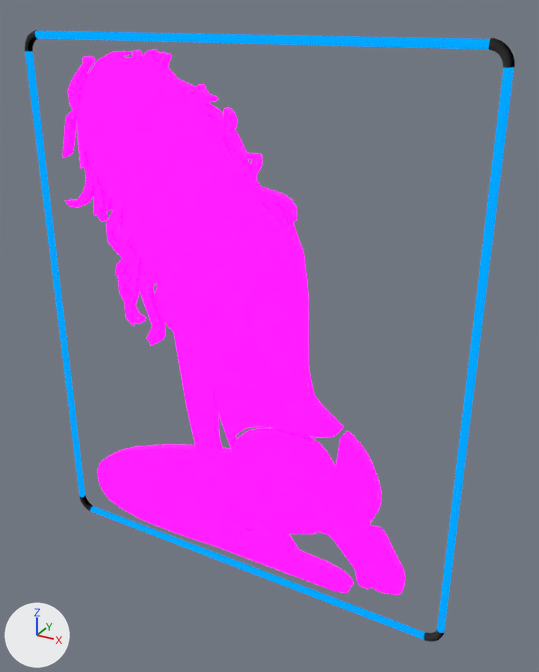
An edit to the glTF model FREEMODELS/curated/neon_woman.glb, drawn before and after from the same camera.
One viewpoint serves both versions: a 50 mm lens placed at (1.056, -1.713, 1.799), pointed at (0.084, 0.054, 0.916). Arrows for +X, +Y and +Z are at lower left; the lights stay in place. The picture after the commit comes second. Where no turn or scale is listed for an object, it has been applied to the vertices.
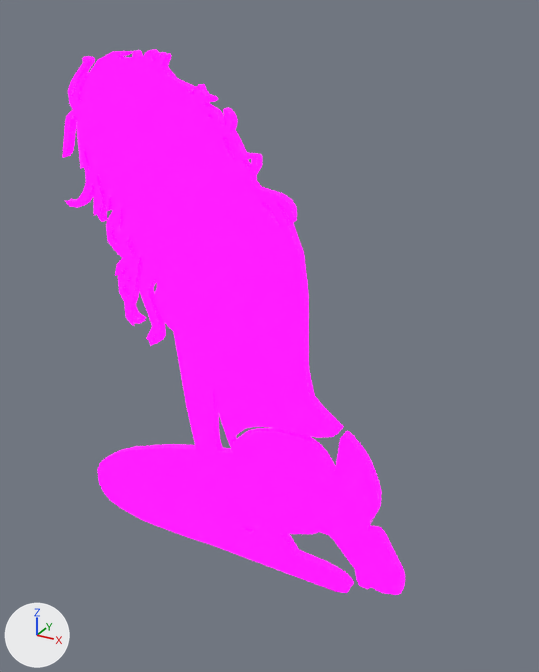
The newer file is also turned or shifted as a whole; pictures and numbers use the older file's frame.

Pixel boxes (x1, y1, x2, y2) of what changed, in the pictures (539 x 672 px):
'Object_8', deleted
    before: (25, 31, 514, 640)
'Object_6', deleted
    before: (25, 30, 515, 641)

The edits, one by one:
Object 'Object_6' (ob_object_6) is deleted.
Object 'Object_8' (ob_object_8) is deleted.
